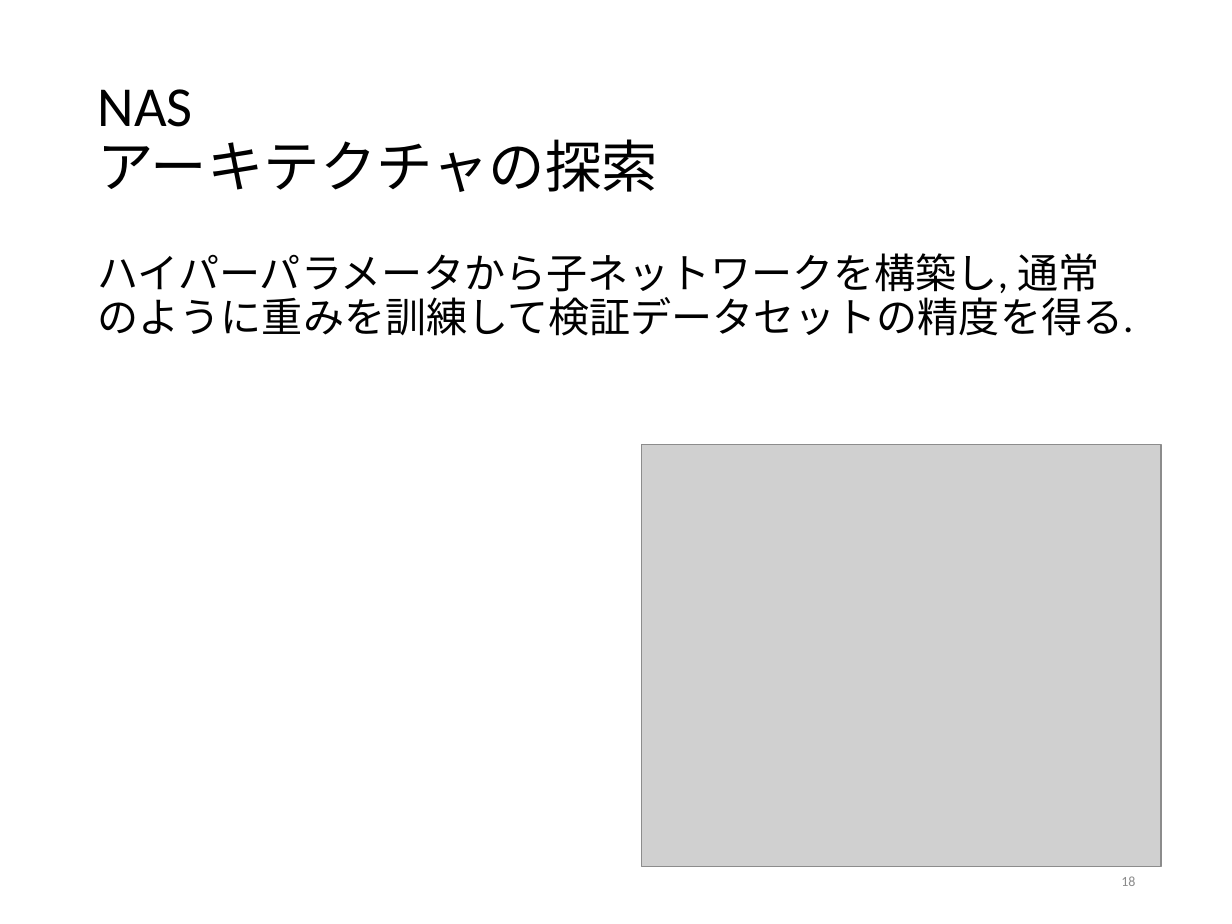
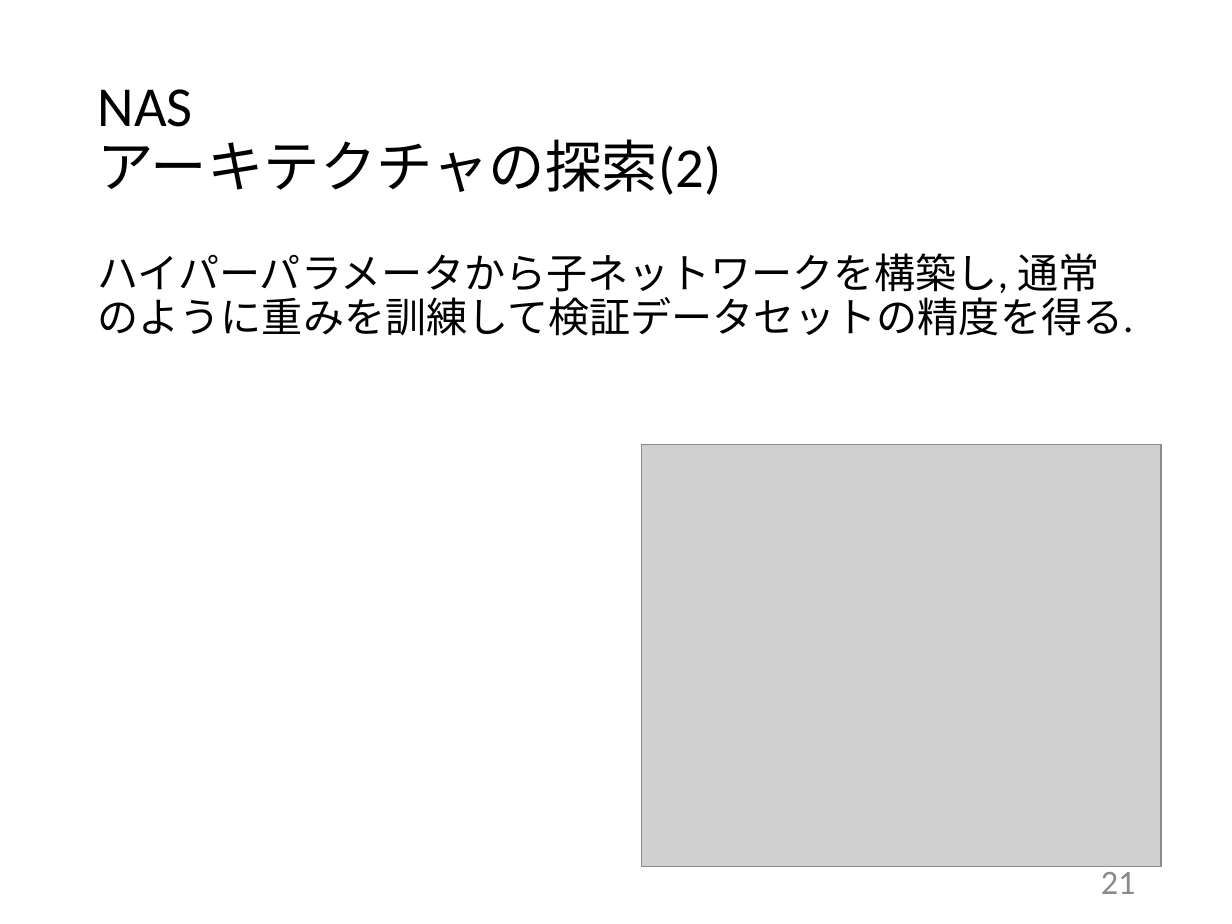
Before and after one commit to tatsuya-sugiyama/WeeklyReport, a slide deck: slide 21 of report/2020前期/2020sugiyama.pptx (slide 18 before the commit). Drawn at 1232x924 pixels with LibreOffice and Linux fonts; fonts in the diff are those of the drawing; grey boxes stand for pictures. Boxes give left, top, right and bottom in pixels: in the first picture for what was removed or moved away, otherwise in the second. Text is boxed around its words. In the diff, an @@ line names an element or a change of style, - is before the commit and + after.

```diff
--- a/report/2020前期/2020sugiyama.pptx
+++ b/report/2020前期/2020sugiyama.pptx
@@ title at (x1=98, y1=89, x2=721, y2=195): text changed @@
-NAS
-アーキテクチャの探索
+NAS
+アーキテクチャの探索(2)
@@ page number at (x1=1101, y1=866, x2=1136, y2=894): text changed; size 8.2 to 20 pt @@
-18
+21
```
Also in this commit, not shown: 28 other slides changed, 3 slides added, 3 other files.
